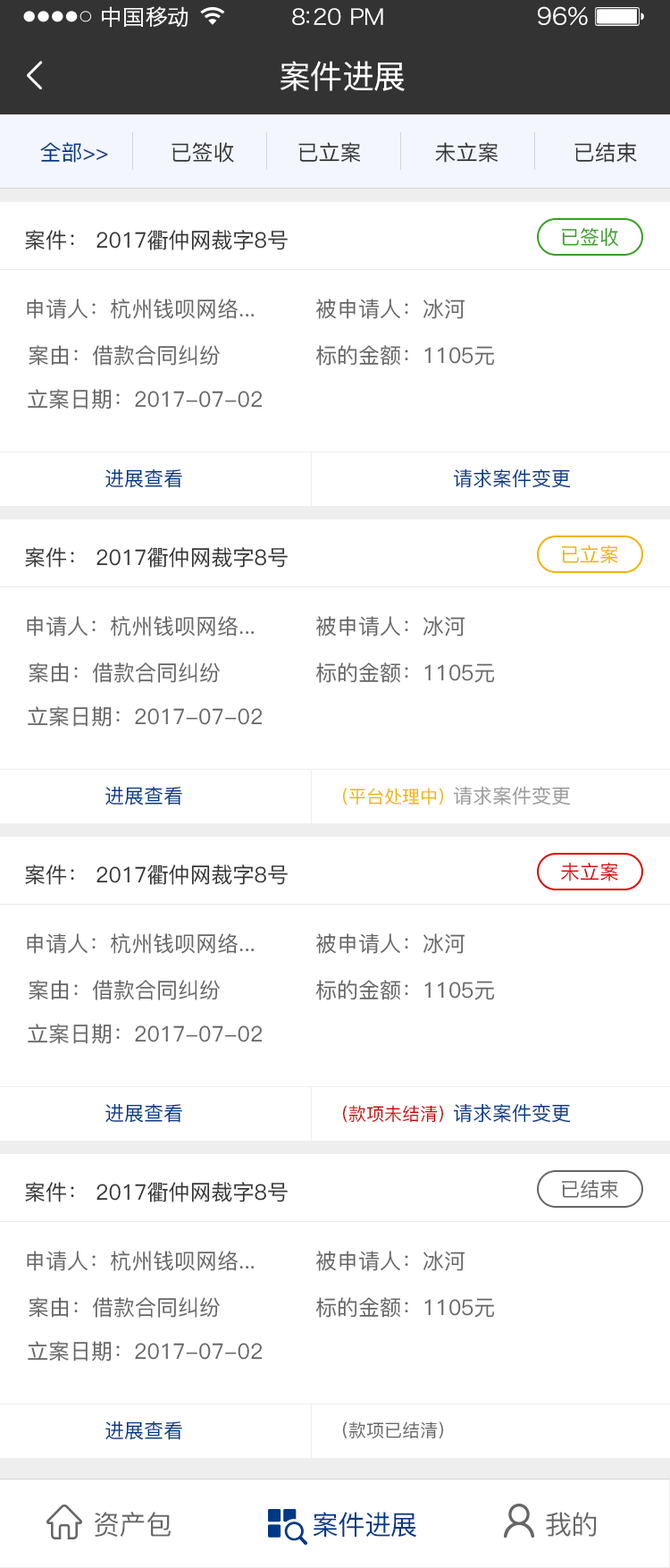
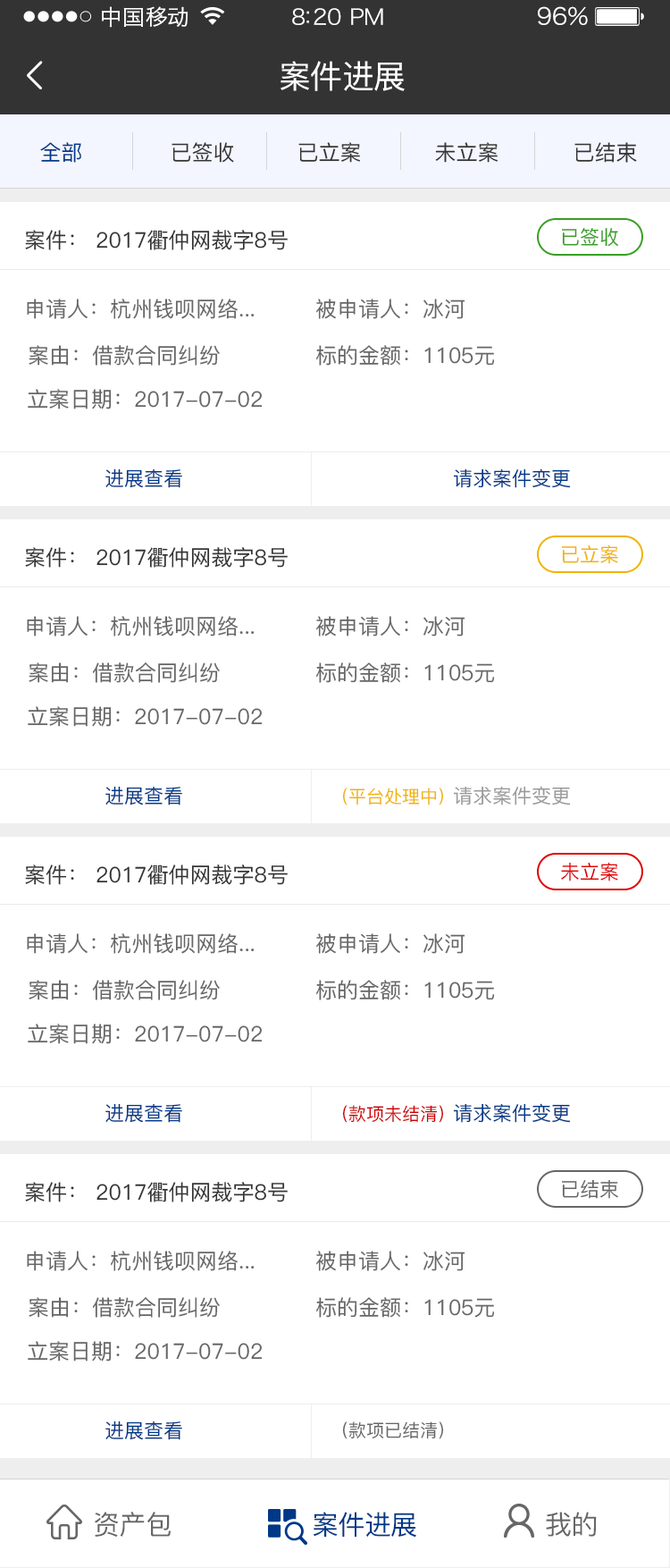
Layers edited between the first and the second 670 x 1568 image:
renamed "全部>>" to "全部", painted on it over [83, 148, 109, 161]
